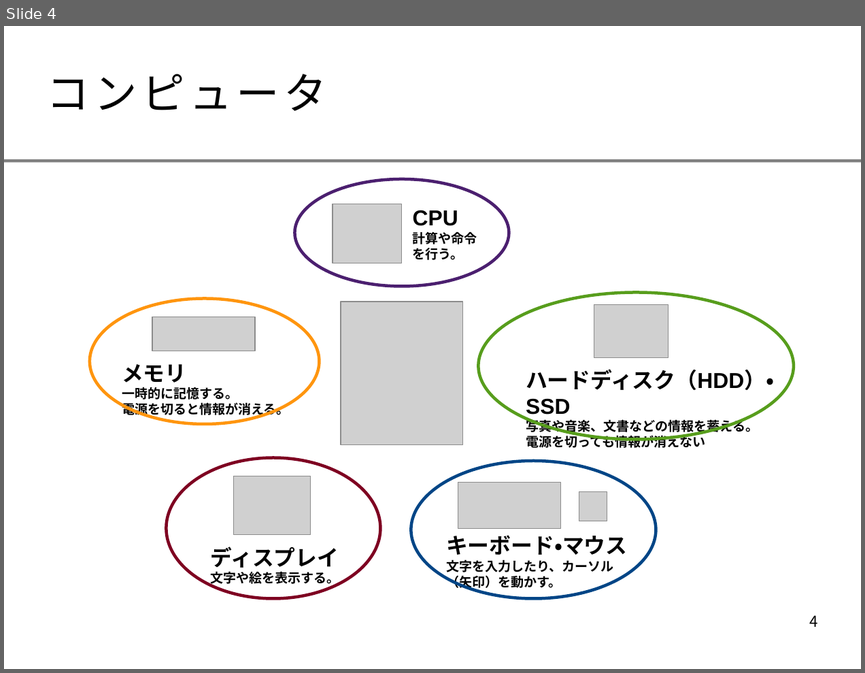
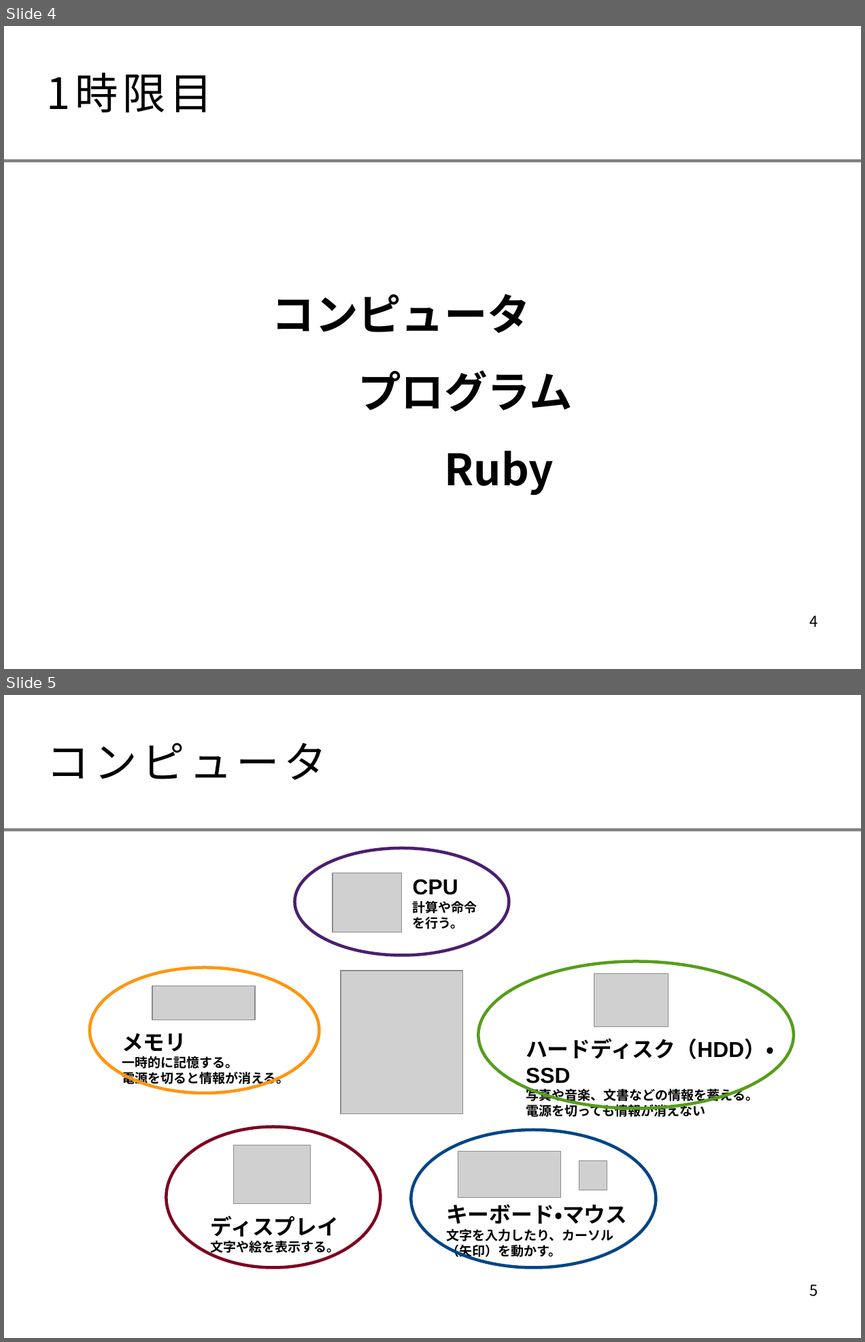
Before and after one commit to smalruby/ruby-school-mjh, a slide deck: mac/2014/doc/text.odp. Shown one above the other, each under a label of ours: slide 4 before the commit, slides 4 and 5 after it. The pictures are 865x673 and 865x1342 pixels, drawn with LibreOffice and Linux fonts; fonts in the diff are those of the drawing; grey boxes stand for pictures; background and template pictures are left out. Boxes give left, top, right and bottom in pixels: in the first picture for what was removed or moved away, otherwise in the second. Text is boxed around its words. In the diff, an @@ line names an element or a change of style, - is before the commit and + after.

```diff
--- a/mac/2014/doc/text.odp
+++ b/mac/2014/doc/text.odp
@@ slide 4 added at (x1=4, y1=26, x2=861, y2=669), background #FFFFFF; not listed: 1 template element that a slide beside it also shows @@
@@ title added at (x1=47, y1=72, x2=213, y2=112), 40 pt, text #000000 @@
+1時限目
@@ text added at (x1=272, y1=294, x2=572, y2=495), 40 pt, text #000000, bold @@
+コンピュータ
+プログラム
+Ruby
@@ page number added at (x1=809, y1=615, x2=817, y2=626), 14 pt, text #000000 @@
+4
@@ what was slide 4 is now slide 5 @@
@@ page number at (x1=809, y1=1284, x2=817, y2=1296): text changed @@
-4
+5
```
Also in this commit, not shown: 3 slides changed.
